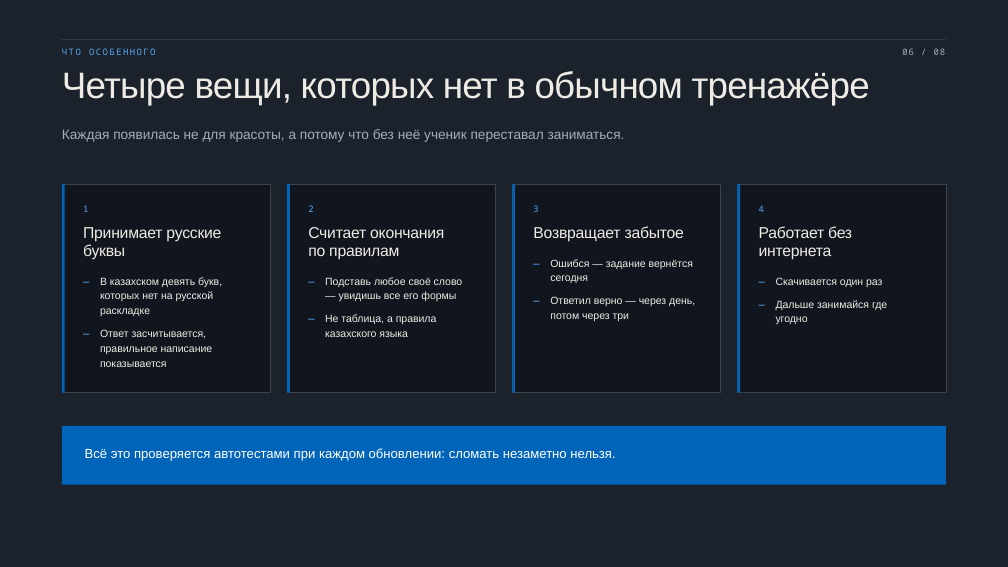
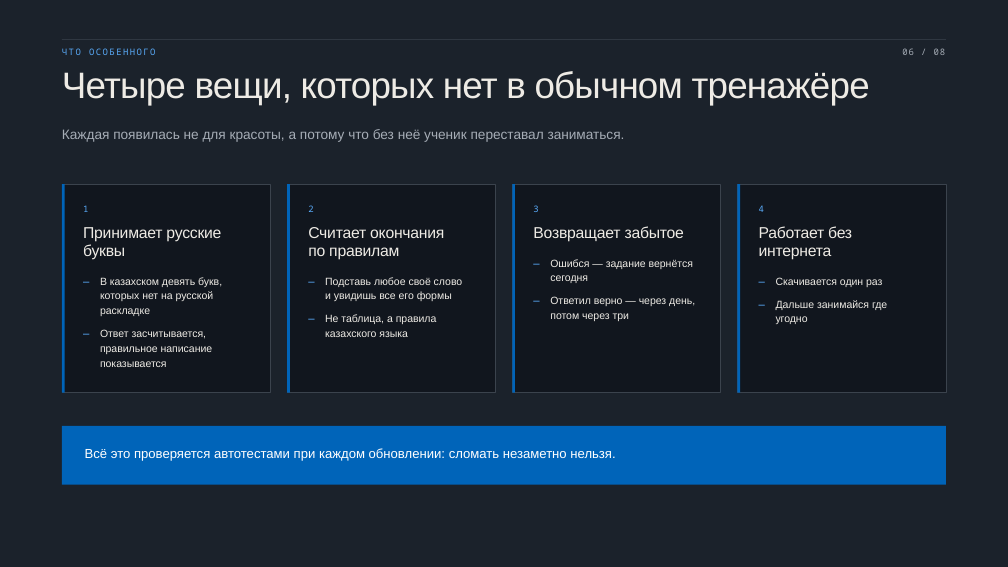
Before and after one commit to s-chaikovskiy/grammarquest-web, a slide deck: slide 6 of презентация/Тілашар-защита.pptx. Drawn at 1008x567 pixels with LibreOffice and Linux fonts; fonts in the diff are those of the drawing. Boxes give left, top, right and bottom in pixels: in the first picture for what was removed or moved away, otherwise in the second. Text is boxed around its words. In the diff, an @@ line names an element or a change of style, - is before the commit and + after.

```diff
--- a/презентация/Тілашар-защита.pptx
+++ b/презентация/Тілашар-защита.pptx
@@ text at (325, 291, 452, 301): text changed @@
-— увидишь все его формы
+и увидишь все его формы
```
Also in this commit, not shown: 1 other slide changed, 12 other files.
